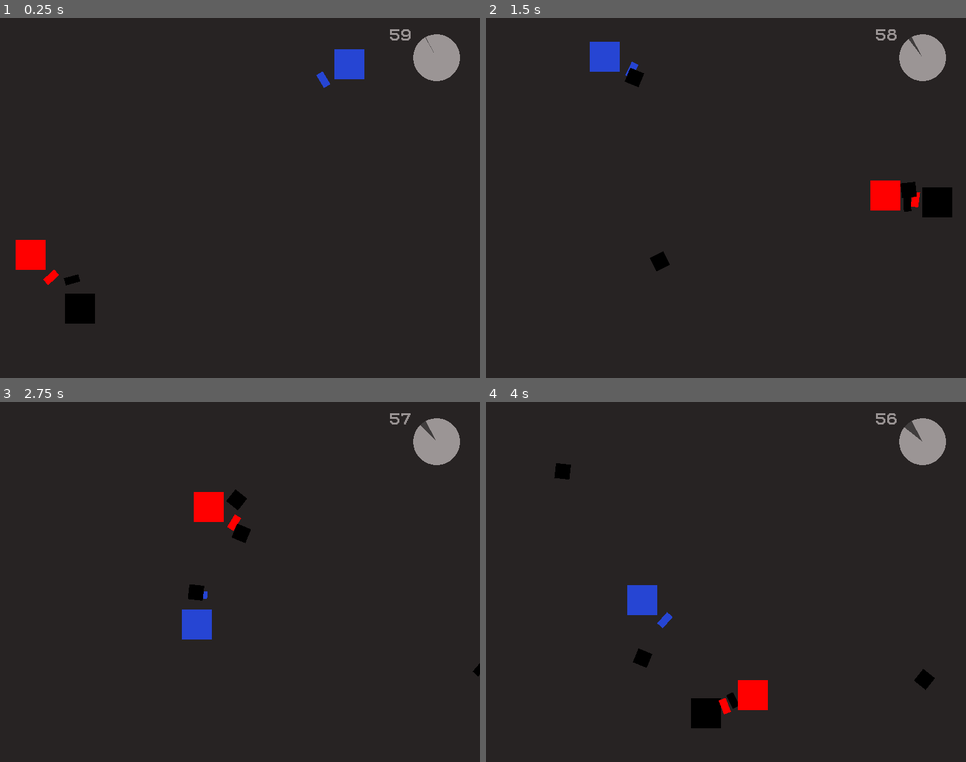
Above: before the commit, frames 1-4 (two rows, left to right).
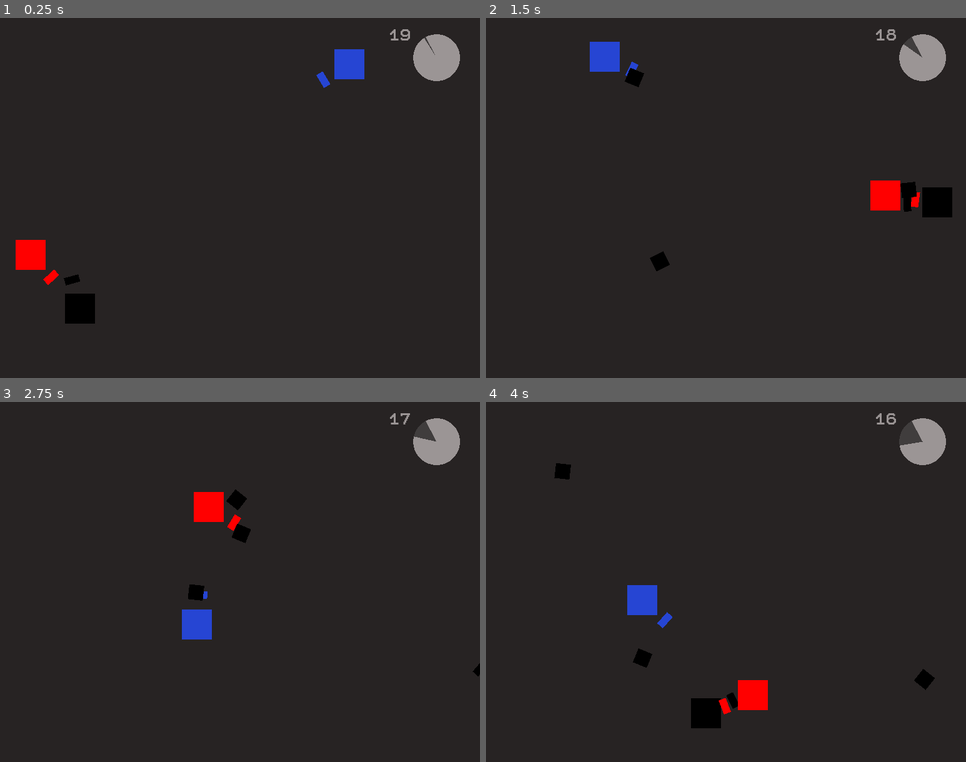
Above: after the commit, the same moments.

Repository: SaviHex/gmtk2020
Game: Godot game, scene res://core/Main/Main.tscn
Same seed, same stepped clock (60 frames per second), same inputs: the game is played once before the commit and once after it.
Inputs (mouse positions are in pixels of both pictures, inside the frame that each line leads up to):
- Up to frame 1 (0.25 s): no input
- Up to frame 2 (1.5 s): tap Enter at 0.5 s; move the mouse to (831, 180) at 0.52 s; hold D (right) 0.53-1.28 s; click (831, 180) at 0.6 s; tap Space at 0.77 s; move the mouse to (630, 216) at 1.27 s; hold S (down) from 1.28 s (still down); click (630, 216) at 1.35 s
- Up to frame 3 (2.75 s): tap Space at 1.52 s; move the mouse to (288, 502) at 2.02 s; release S (down) at 2.03 s; hold D (right) from 2.03 s (still down); click (288, 502) at 2.1 s
- Up to frame 4 (4 s): move the mouse to (702, 654) at 2.77 s; release D (right) at 2.78 s; hold W (up) 2.78-3.53 s; click (702, 654) at 2.85 s; tap Space at 3.02, 3.77 s; move the mouse to (870, 636) at 3.52 s; hold A (left) from 3.53 s (still down); click (870, 636) at 3.6 s

The runs differ from the first frame. In frame 1, less than 0.1% of the frame differs, in the area x 81-91%, y 3-11%; in frame 2, 0.1%; in frame 3, 0.1%; in frame 4, 0.2%, in the area x 81-92%, y 3-13%.

Commit message:
Mudei alguns nomes nos timer do level

Diff:
--- a/src/core/Main/Main.gd
+++ b/src/core/Main/Main.gd
@@ -3,7 +3,7 @@
 export(String) var next_level
 export(int) var wait_time
 
-onready var timer = $Timer
+onready var timer = $LevelTimer
 
 var paths: Array
 var characters: Array
@@ -19,7 +19,7 @@
 func _physics_process(delta):
 
 	timer.get_node("TimeLeft").bbcode_text = "[right]%s[/right]" % floor(timer.time_left)
-	timer.get_node("TextureProgress").value = timer.time_left*100/wait_time
+	timer.get_node("ProgressBar").value = timer.time_left*100/wait_time
 
 func _input(event: InputEvent) -> void:
 	if event is InputEventKey and event.scancode == KEY_SPACE and event.is_pressed():
--- a/src/core/Main/Main.tscn
+++ b/src/core/Main/Main.tscn
@@ -31,7 +31,7 @@
 [node name="Main" type="Node2D"]
 script = ExtResource( 3 )
 next_level = "res://core/Main/Main.tscn"
-wait_time = 60
+wait_time = 20
 
 [node name="ColorRect" type="ColorRect" parent="."]
 anchor_right = 1.0
@@ -68,9 +68,9 @@
 [node name="EnemyPath3" parent="EnemyPaths" instance=ExtResource( 4 )]
 curve = SubResource( 3 )
 
-[node name="Timer" type="Timer" parent="."]
+[node name="LevelTimer" type="Timer" parent="."]
 
-[node name="TimeLeft" type="RichTextLabel" parent="Timer"]
+[node name="TimeLeft" type="RichTextLabel" parent="LevelTimer"]
 anchor_right = 1.0
 anchor_bottom = 1.0
 margin_left = 180.506
@@ -89,7 +89,7 @@
 "_editor_description_": ""
 }
 
-[node name="TextureProgress" type="TextureProgress" parent="Timer"]
+[node name="ProgressBar" type="TextureProgress" parent="LevelTimer"]
 margin_left = 216.0
 margin_top = 16.0
 margin_right = 728.0
@@ -104,4 +104,4 @@
 __meta__ = {
 "_edit_use_anchors_": false
 }
-[connection signal="timeout" from="Timer" to="." method="_on_Timer_timeout"]
+[connection signal="timeout" from="LevelTimer" to="." method="_on_Timer_timeout"]
--- a/src/core/enemy/Enemy.tscn
+++ b/src/core/enemy/Enemy.tscn
@@ -5,24 +5,23 @@
 [sub_resource type="RectangleShape2D" id=1]
 extents = Vector2( 8, 8 )
 
-[sub_resource type="Gradient" id=4]
+[sub_resource type="Gradient" id=2]
 colors = PoolColorArray( 1, 1, 1, 1, 1, 1, 1, 1 )
 
-[sub_resource type="GradientTexture" id=2]
-gradient = SubResource( 4 )
+[sub_resource type="GradientTexture" id=3]
+gradient = SubResource( 2 )
 
 [node name="Enemy" type="KinematicBody2D" groups=[
 "enemy",
 ]]
 script = ExtResource( 1 )
-speed = 1.0
 
 [node name="CollisionShape2D" type="CollisionShape2D" parent="."]
 shape = SubResource( 1 )
 
 [node name="Sprite" type="Sprite" parent="."]
 scale = Vector2( 0.0078125, 16 )
-texture = SubResource( 2 )
+texture = SubResource( 3 )
 __meta__ = {
 "_editor_description_": ""
 }
Not shown: 1 places in src/core/enemy/Enemy.tscn that only renumber resources
